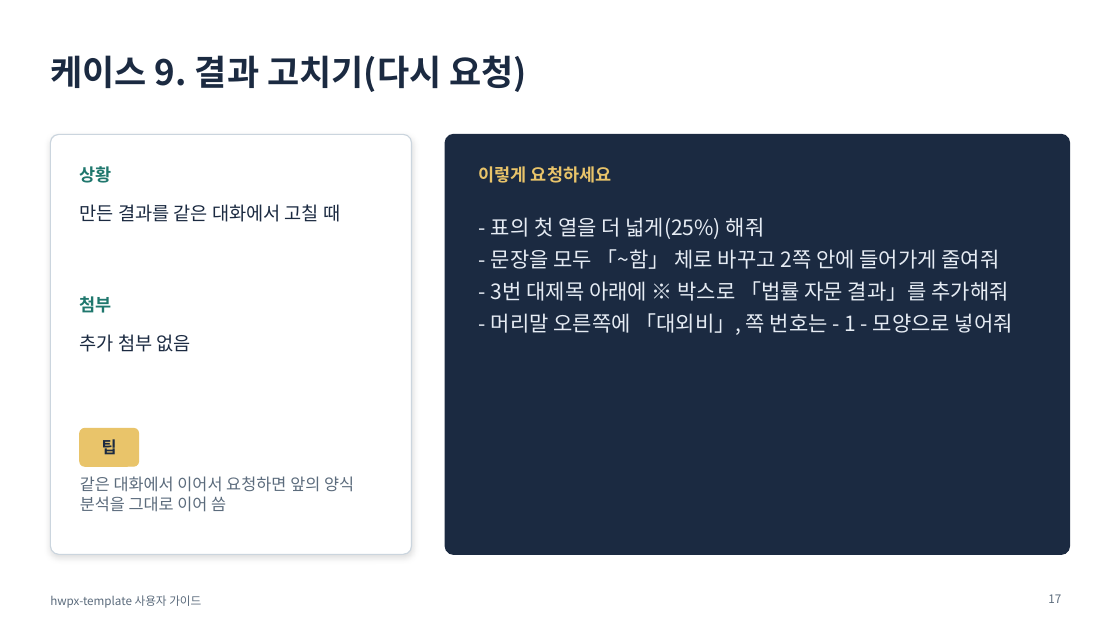
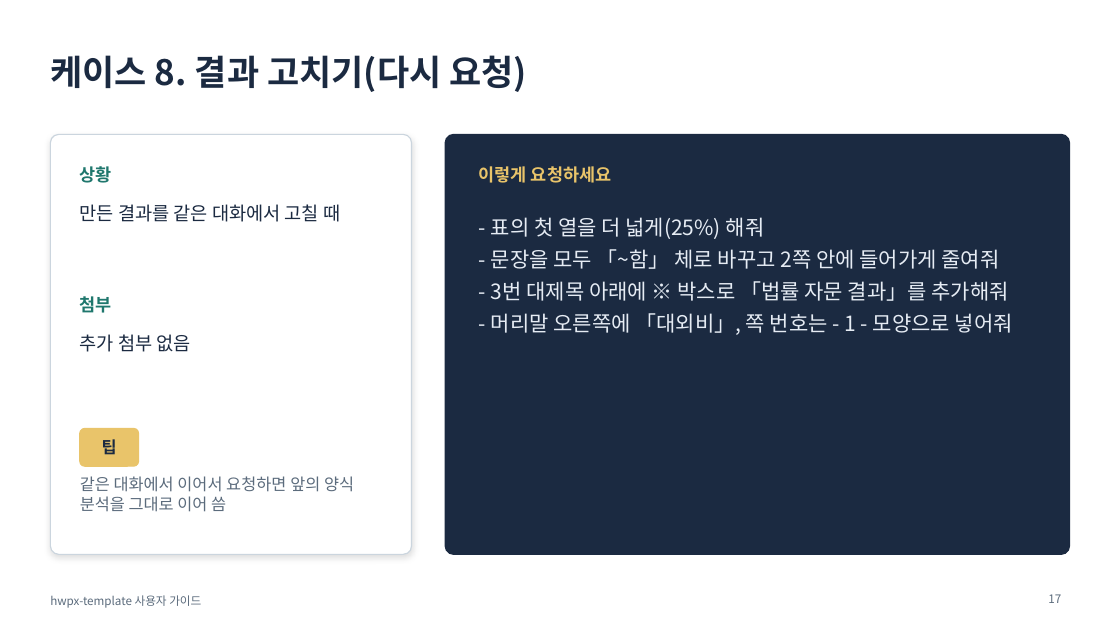
Before and after one commit to emilyJ7/hwpx-template-public, a slide deck: slide 17 of docs/사용자가이드.pptx. Drawn at 1120x630 pixels with LibreOffice and Linux fonts; fonts in the diff are those of the drawing. Boxes give left, top, right and bottom in pixels: in the first picture for what was removed or moved away, otherwise in the second. Text is boxed around its words. In the diff, an @@ line names an element or a change of style, - is before the commit and + after.

```diff
--- a/docs/사용자가이드.pptx
+++ b/docs/사용자가이드.pptx
@@ title at <box>50,55,527,92</box>: text changed @@
-케이스 9. 결과 고치기(다시 요청)
+케이스 8. 결과 고치기(다시 요청)
```
Also in this commit, not shown: 5 other slides changed, 1 slide added, 1 slide removed, 14 other files.
